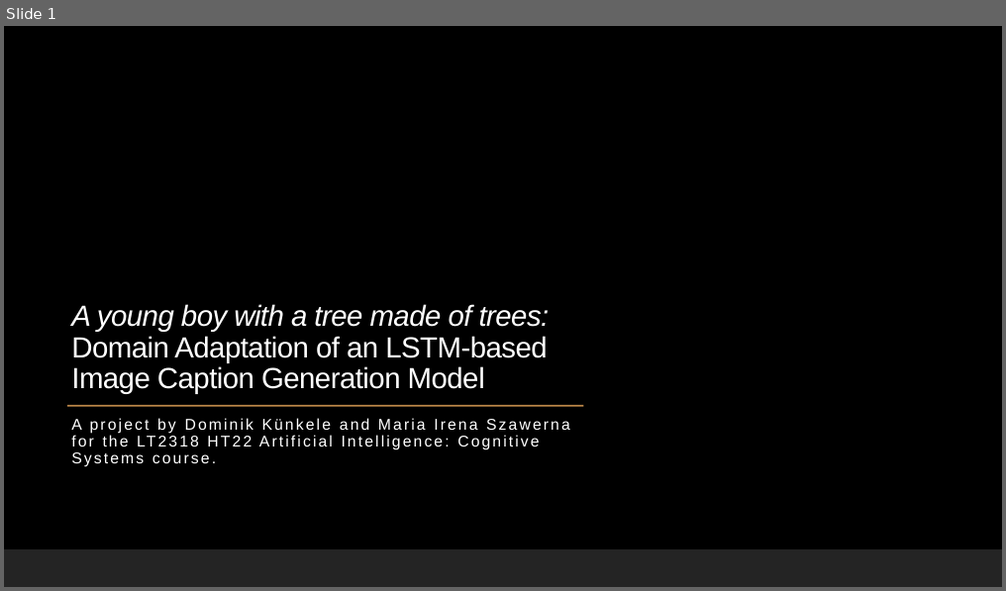
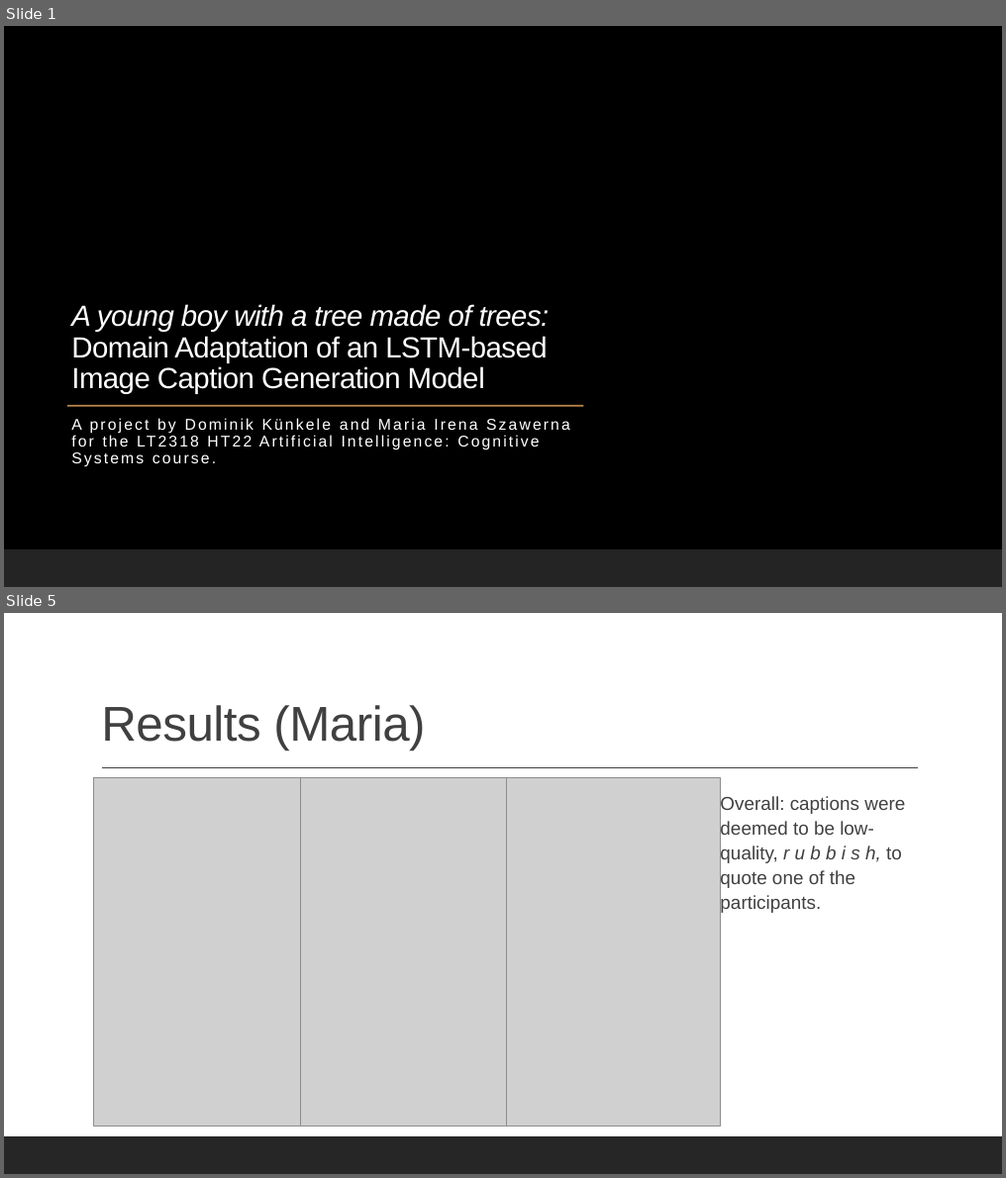
Before and after one commit to Turtilla/aics-project, a slide deck: paper/aics-project.pptx. Shown one above the other, each under a label of ours: slide 1 before the commit, slides 1 and 5 after it; the slides between them are not shown. The pictures are 1006x591 and 1006x1178 pixels, drawn with LibreOffice and Linux fonts; fonts in the diff are those of the drawing; grey boxes stand for pictures; background and template pictures are left out. Boxes give left, top, right and bottom in pixels: in the first picture for what was removed or moved away, otherwise in the second. Text is boxed around its words. In the diff, an @@ line names an element or a change of style, - is before the commit and + after.

```diff
--- a/paper/aics-project.pptx
+++ b/paper/aics-project.pptx
@@ slide 5 added at (4,613,1002,1174), background #FFFFFF; not listed: 1 template element that a slide beside it also shows @@
@@ title added at (101,705,425,751), 47 pt, text #404040 @@
+Results (Maria)
@@ picture added at (94,777,300,1126) @@
@@ line added from (102, 768) to (918, 768), #404040 1 pt @@
@@ picture added at (300,777,506,1126) @@
@@ picture added at (506,777,721,1126) @@
@@ text added at (720,795,905,913), 18 pt, text #404040 @@
+  Overall: captions were deemed to be low-quality, r u b b i s h, to quote one of the participants.
```
Also in this commit, not shown: 6 other slides added, 1 slide removed, 1 other file.
